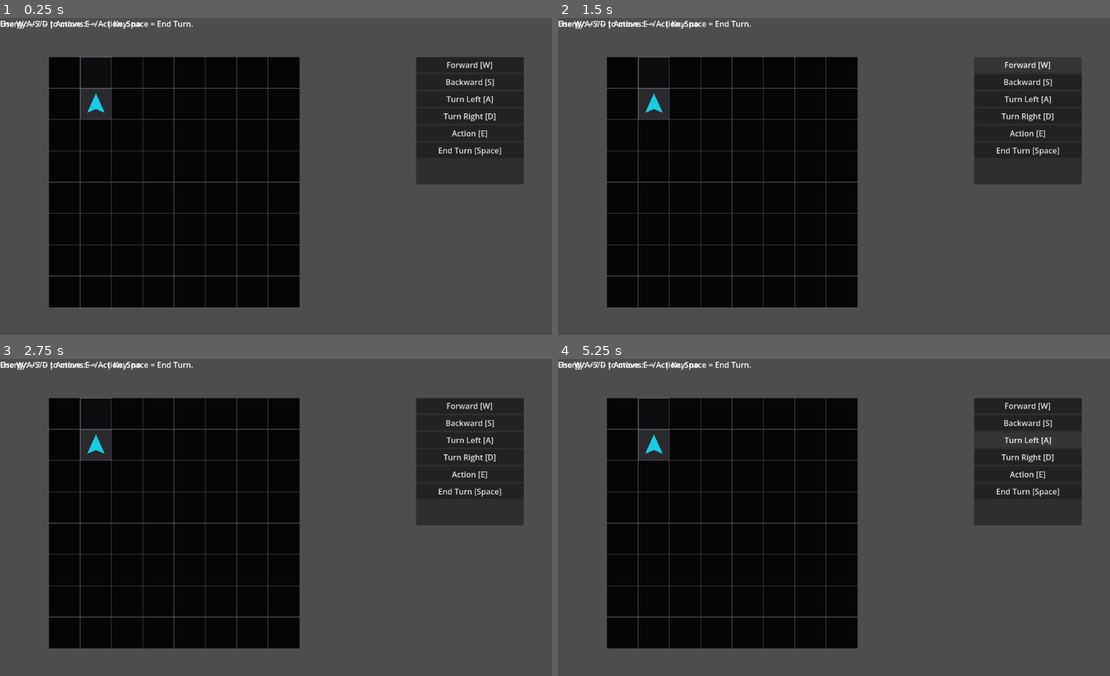
Above: before the commit, frames 1-4 (two rows, left to right).
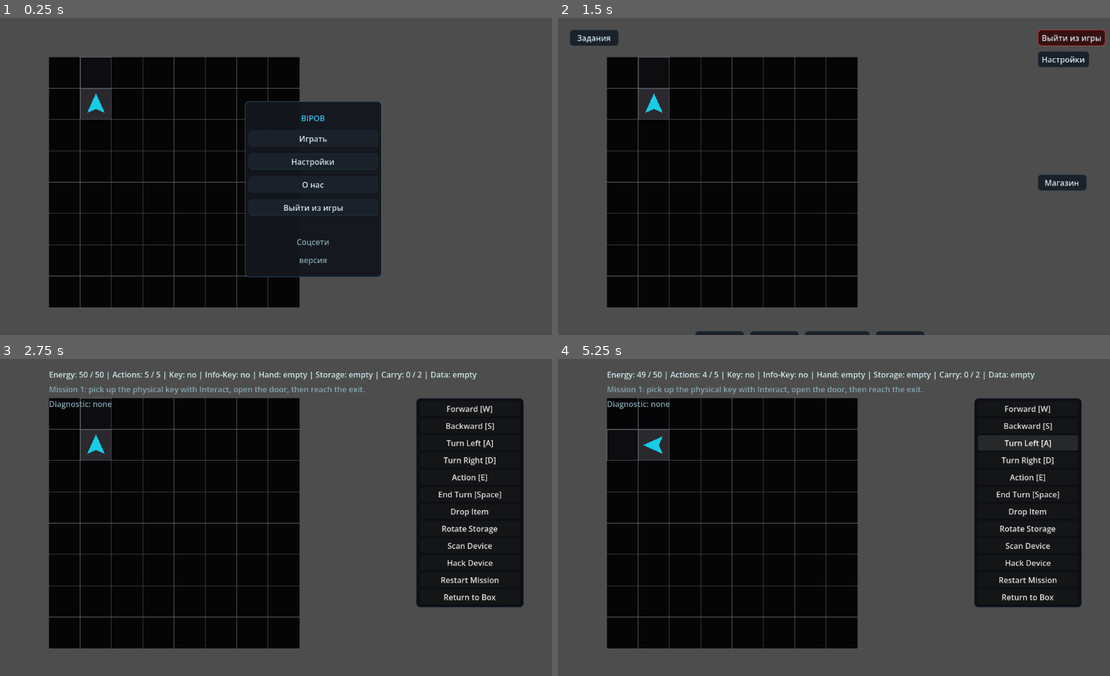
Above: after the commit, the same moments.

Repository: JUSTConnect/bibop
Game: Godot game, scene res://scenes/main.tscn
Two runs of this game, one before a commit and one after it. Both use one fixed random seed, a clock stepped at 60 frames per second and the inputs below.
Inputs (mouse positions are in pixels of both pictures, inside the frame that each line leads up to):
- Up to frame 1 (0.25 s): no input
- Up to frame 2 (1.5 s): click (872, 138) at 0.5 s, where only the run after the commit has a clickable "Играть"; click (1027, 65) at 1.25 s, where only the run before the commit has a clickable "Forward [W]"
- Up to frame 3 (2.75 s): click (38, 378) at 2 s, where only the run after the commit has a clickable "Задания"
- Up to frame 4 (5.25 s): click (1027, 580) at 2.75 s, where only the run after the commit has a clickable "Restart Mission"; click (1027, 580) at 3.5 s, where only the run after the commit has a clickable "Restart Mission"; click (1027, 580) at 4.25 s, where only the run after the commit has a clickable "Restart Mission"; click "Turn Left [A]" at 5 s

The runs differ from the first frame. In frame 1, 18% of the frame differs, in the area x 0-95%, y 0-82%; in frame 2, 9.1%; in frame 3, 9.5%; in frame 4, 9.7%.
Error before the commit: Parse Error: Cannot pass a value of type "String" as "bool". (res://scripts/ui/game_ui.gd:3734)

Commit message:
Fix GameUI style helper call argument types

Diff:
--- a/scripts/ui/game_ui.gd
+++ b/scripts/ui/game_ui.gd
@@ -3731,7 +3731,7 @@
 	var panel := PanelContainer.new()
 	panel.custom_minimum_size = Vector2(280, 360)
 	panel.position = Vector2(500, 170)
-	_apply_panel_style(panel, "panel")
+	_apply_panel_style(panel, true)
 	main_menu_root.add_child(panel)
 	var vbox := VBoxContainer.new()
 	vbox.alignment = BoxContainer.ALIGNMENT_CENTER
@@ -3739,7 +3739,7 @@
 	panel.add_child(vbox)
 	var title := Label.new()
 	title.text = "BIPOB"
-	_apply_label_style(title, "header")
+	_apply_label_style(title, false, true)
 	title.horizontal_alignment = HORIZONTAL_ALIGNMENT_CENTER
 	vbox.add_child(title)
 	for data in [["Играть","_on_main_play_pressed"],["Настройки","_on_main_settings_pressed"],["О нас","_on_main_about_pressed"],["Выйти из игры","_on_main_exit_pressed"]]:
@@ -3754,12 +3754,12 @@
 	vbox.add_child(spacer)
 	var social := Label.new()
 	social.text = "Соцсети"
-	_apply_label_style(social, "caption")
+	_apply_label_style(social, true, false)
 	social.horizontal_alignment = HORIZONTAL_ALIGNMENT_CENTER
 	vbox.add_child(social)
 	var version := Label.new()
 	version.text = "версия"
-	_apply_label_style(version, "caption")
+	_apply_label_style(version, true, false)
 	version.horizontal_alignment = HORIZONTAL_ALIGNMENT_CENTER
 	vbox.add_child(version)
 
@@ -3815,18 +3815,18 @@
 	var panel := PanelContainer.new()
 	panel.custom_minimum_size = Vector2(420, 220)
 	panel.position = Vector2(430, 250)
-	_apply_panel_style(panel, "panel")
+	_apply_panel_style(panel, true)
 	placeholder_menu_root.add_child(panel)
 	var vbox := VBoxContainer.new()
 	vbox.add_theme_constant_override("separation", 12)
 	panel.add_child(vbox)
 	placeholder_title_label = Label.new()
-	_apply_label_style(placeholder_title_label, "header")
+	_apply_label_style(placeholder_title_label, false, true)
 	placeholder_title_label.horizontal_alignment = HORIZONTAL_ALIGNMENT_CENTER
 	vbox.add_child(placeholder_title_label)
 	var body := Label.new()
 	body.text = "Раздел в разработке."
-	_apply_label_style(body, "body")
+	_apply_label_style(body)
 	body.horizontal_alignment = HORIZONTAL_ALIGNMENT_CENTER
 	vbox.add_child(body)
 	var back := Button.new()
